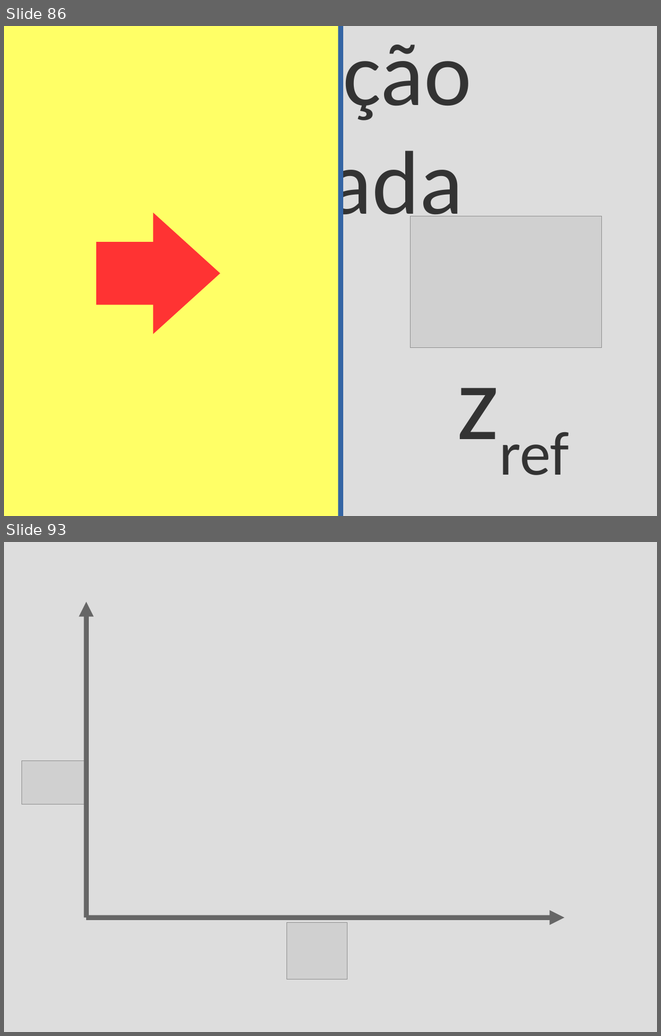
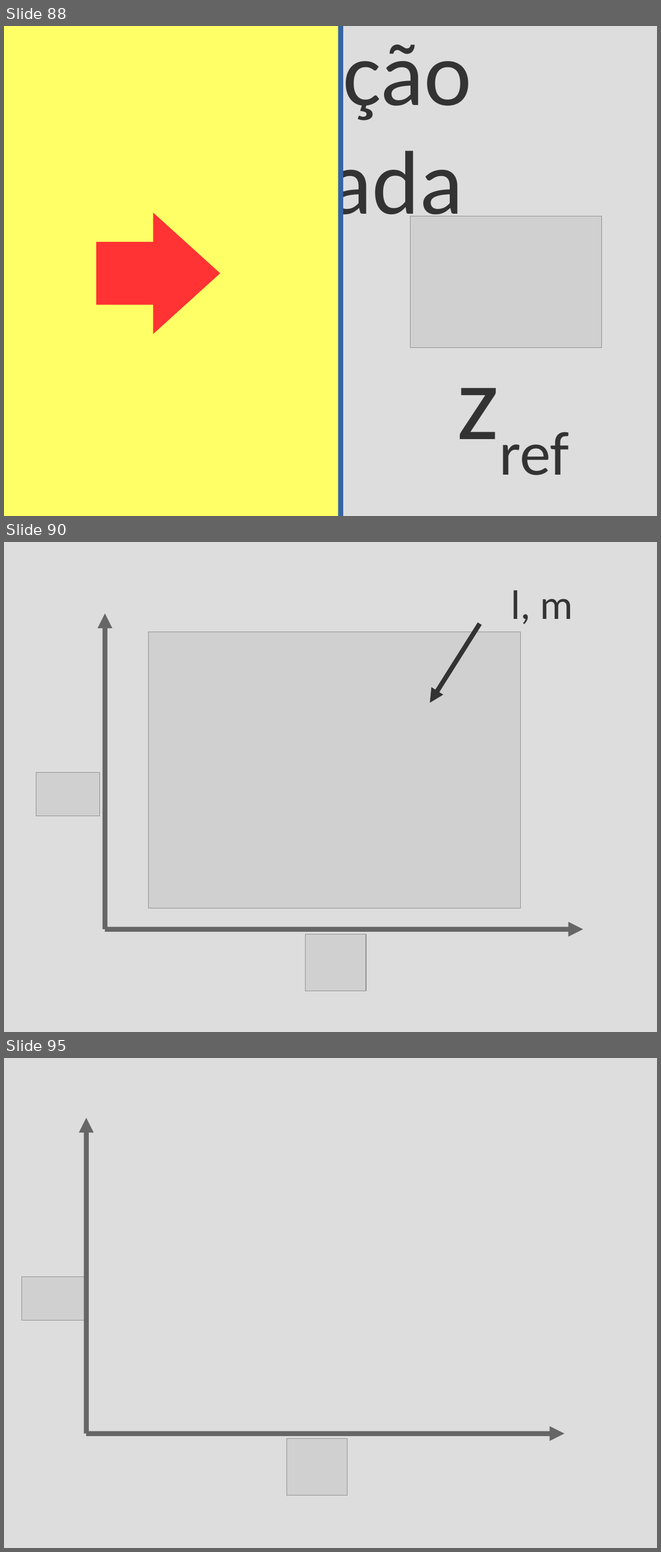
Before and after one commit to leouieda/phd-thesis, a slide deck: presentation/moho.odp. Shown one above the other, each under a label of ours: slides 86 and 93 before the commit, slides 88, 90 and 95 after it; the slides between them are not shown. The pictures are 661x1036 and 661x1552 pixels, drawn with LibreOffice and Linux fonts; fonts in the diff are those of the drawing; grey boxes stand for pictures. Boxes give left, top, right and bottom in pixels: in the first picture for what was removed or moved away, otherwise in the second. Text is boxed around its words. In the diff, an @@ line names an element or a change of style, - is before the commit and + after.

```diff
--- a/presentation/moho.odp
+++ b/presentation/moho.odp
@@ slide 90 added at bbox=[4, 542, 657, 1032], background #DDDDDD @@
@@ text added at bbox=[511, 590, 573, 624], 50 pt, text #333333 @@
+l, m
@@ arrow added from (105, 929) to (105, 614), #666666 6.01 pt @@
@@ rectangle added at bbox=[28, 626, 100, 975], fill #DDDDDD @@
@@ picture added at bbox=[149, 632, 521, 908] @@
@@ arrow added from (480, 624) to (430, 703), #333333 5.67 pt @@
@@ picture added at bbox=[36, 773, 99, 817] @@
@@ rectangle added at bbox=[95, 934, 645, 990], fill #DDDDDD @@
@@ arrow added from (105, 929) to (583, 929), #666666 6.01 pt @@
@@ picture added at bbox=[306, 934, 366, 991] @@
@@ what was slide 86 is now slide 88 @@
@@ what was slide 93 is now slide 95 @@
```
Also in this commit, not shown: 18 slides changed, 11 other slides added, 11 slides removed.
